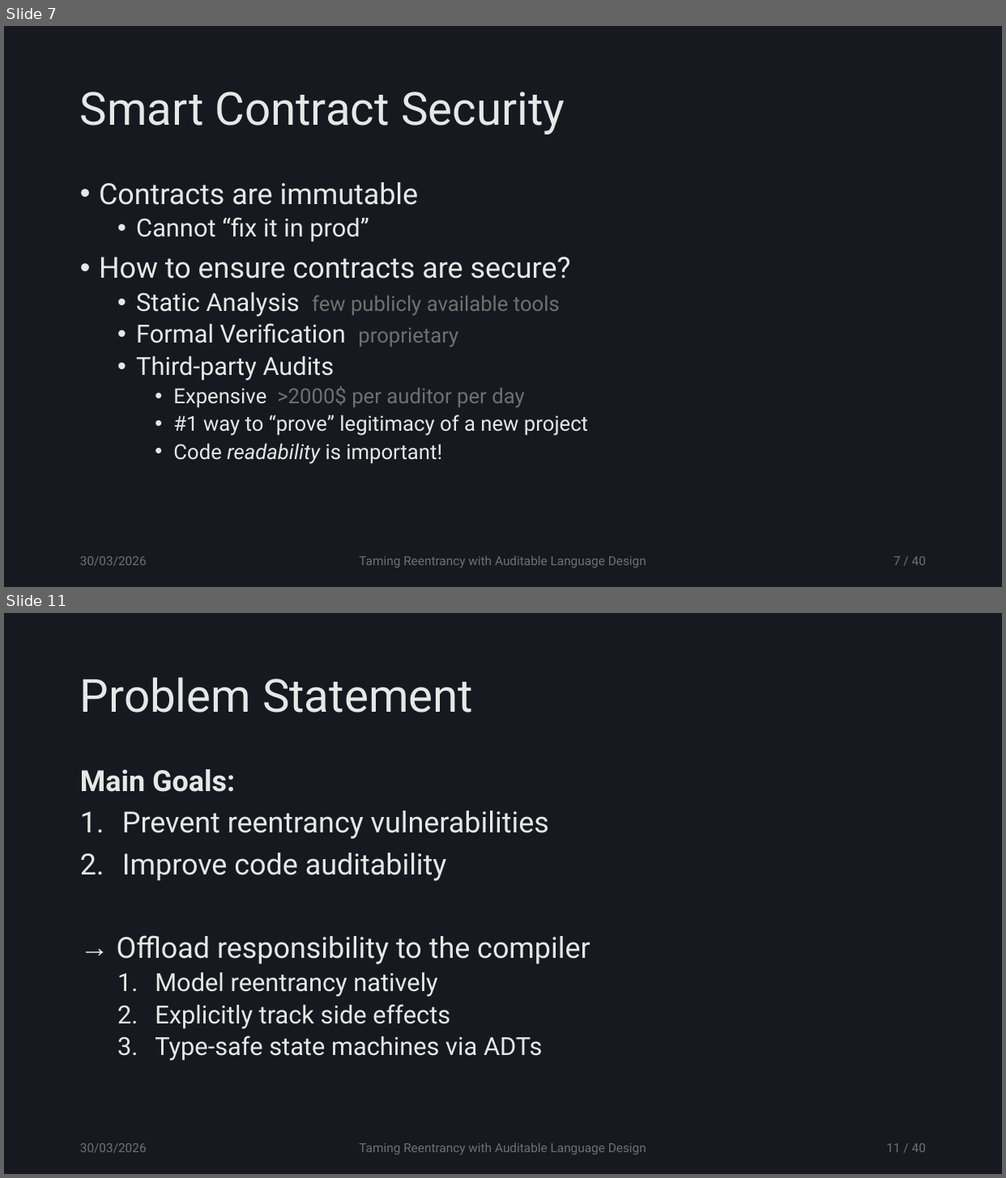
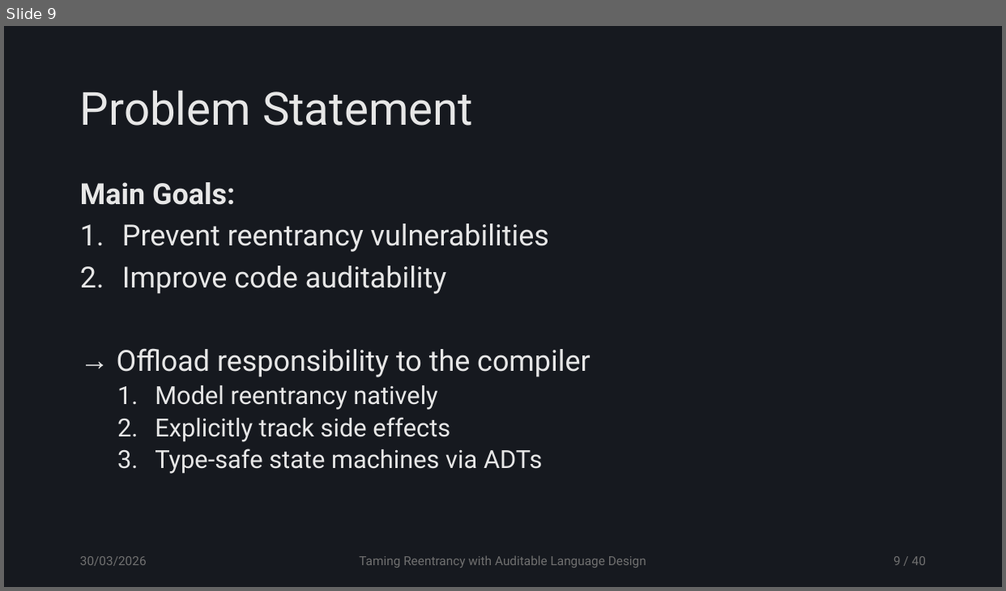
Before and after one commit to tzann/thesis, a slide deck: doc/presentation/Thesis.pptx. Shown one above the other, each under a label of ours: slides 7 and 11 before the commit, slide 9 after it; the slides between them are not shown. The pictures are 1006x1178 and 1006x591 pixels, drawn with LibreOffice and Linux fonts; fonts in the diff are those of the drawing. Boxes give left, top, right and bottom in pixels: in the first picture for what was removed or moved away, otherwise in the second. Text is boxed around its words. In the diff, an @@ line names an element or a change of style, - is before the commit and + after.

```diff
--- a/doc/presentation/Thesis.pptx
+++ b/doc/presentation/Thesis.pptx
@@ slide 7 removed at [4, 26, 1002, 587], background #16191F @@
@@ title removed at [80, 92, 565, 135] @@
-Smart Contract Security
@@ text removed at [99, 182, 588, 464] @@
-• Contracts are immutable
-  • Cannot “fix it in prod”
-• How to ensure contracts are secure?
-  • Static Analysis few publicly available tools
-  • Formal Verification proprietary
-  • Third-party Audits
-    • Expensive >2000$ per auditor per day
-    • #1 way to “prove” legitimacy of a new project
-    • Code readability is important!
@@ text removed at [80, 557, 147, 566] @@
-30/03/2026
@@ text removed at [359, 556, 646, 568] @@
-Taming Reentrancy with Auditable Language Design
@@ page number removed at [893, 557, 926, 565] @@
-7 / 40
@@ what was slide 11 is now slide 9 @@
@@ page number at [893, 557, 926, 565]: text changed @@
-11 / 40
+9 / 40
```
Also in this commit, not shown: 7 slides changed, 3 other slides removed.
